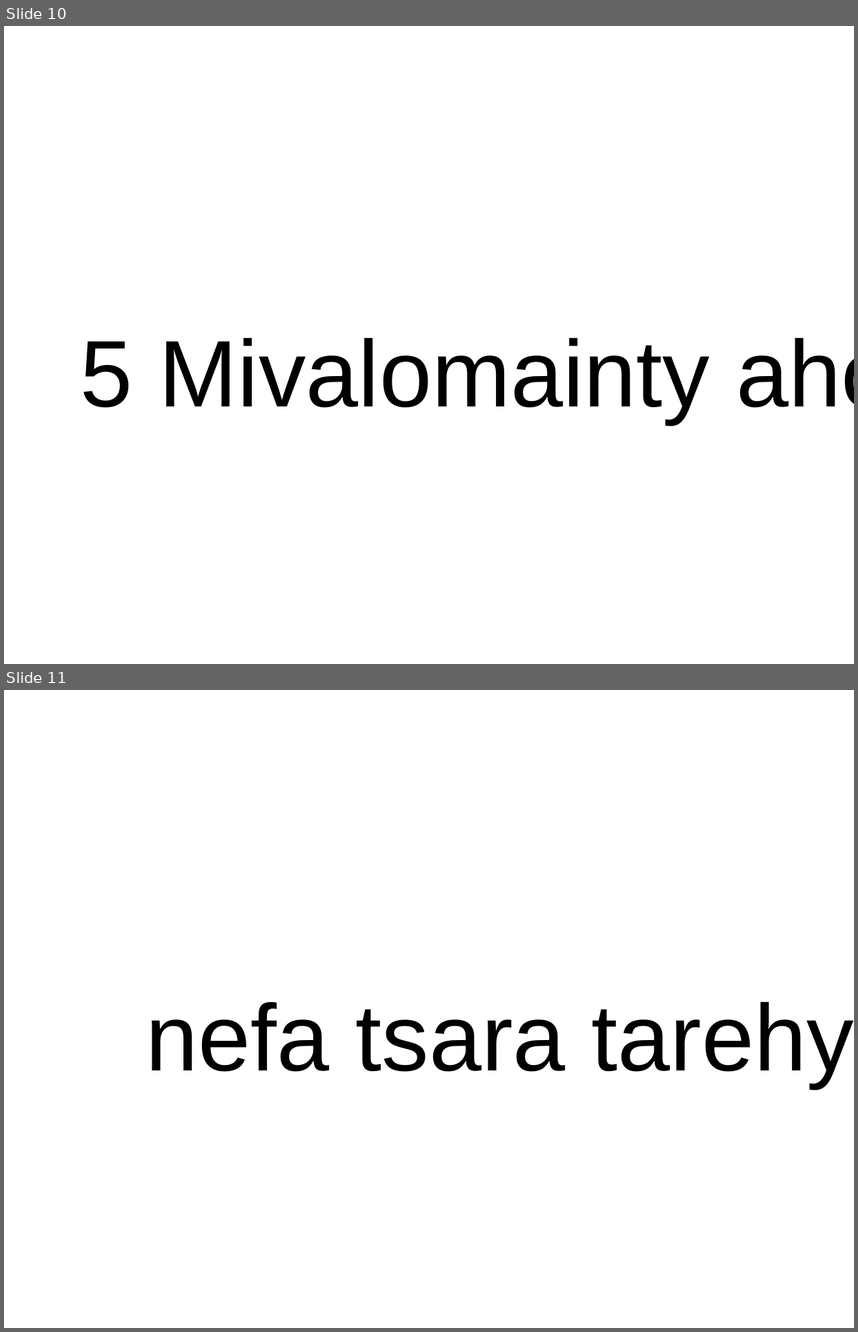
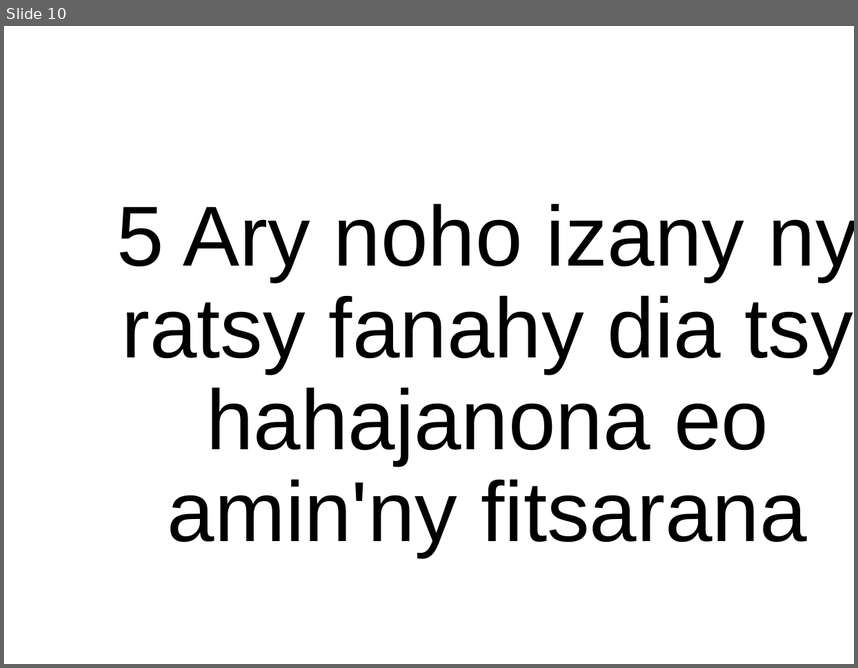
Before and after one commit to tsioryrovantsoa/baiboly-to-powerpoint, a slide deck: test.pptx. Shown one above the other, each under a label of ours: slides 10 and 11 before the commit, slide 10 after it. The pictures are 858x1332 and 858x668 pixels, drawn with LibreOffice and Linux fonts; fonts in the diff are those of the drawing; background and template pictures are left out. Boxes give left, top, right and bottom in pixels: in the first picture for what was removed or moved away, otherwise in the second. Text is boxed around its words. In the diff, an @@ line names an element or a change of style, - is before the commit and + after.

```diff
--- a/test.pptx
+++ b/test.pptx
@@ slide 11 removed at <box>4,690,854,1328</box>, background picture (left out) @@
@@ title removed at <box>146,1001,854,1087</box> @@
-nefa tsara tarehy
@@ slide 10 changed as well @@
@@ title at <box>116,203,854,556</box>: text changed; size 80 to 72 pt @@
-5 Mivalomainty aho
+5 Ary noho izany ny ratsy fanahy dia tsy hahajanona eo amin'ny fitsarana
```
Also in this commit, not shown: 9 other slides changed, 1 slide added, 8 other slides removed.
